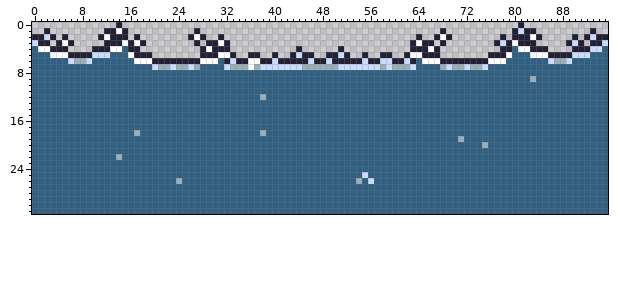
Two states of a sprite sheet, resources/sprites/maps/water3.png. The picture above was drawn from the file before the commit.
The file is 96x32 pixels.
Now the later version:
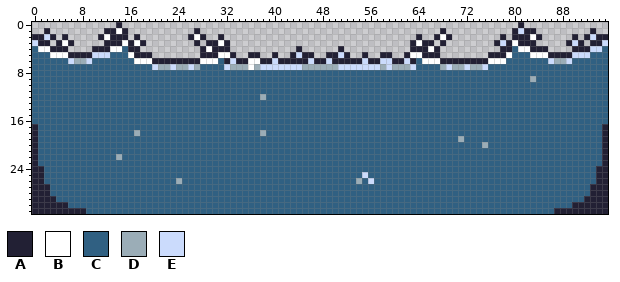
Palette (. is transparent): A #222034  B #ffffff  C #306082  D #9badb7  E #cbdbfc
The edit:
{"y":17,"x":0,"old":"C","new":"A"}
{"y":17,"x":95,"old":"C","new":"A"}
{"y":18,"x":0,"old":"C","new":"A"}
{"y":18,"x":95,"old":"C","new":"A"}
{"y":19,"x":0,"old":"C","new":"A"}
{"y":19,"x":95,"old":"C","new":"A"}
{"y":20,"x":0,"old":"C","new":"A"}
{"y":20,"x":95,"old":"C","new":"A"}
{"y":21,"x":0,"old":"C","new":"A"}
{"y":21,"x":95,"old":"C","new":"A"}
{"y":22,"x":0,"old":"C","new":"A"}
{"y":22,"x":95,"old":"C","new":"A"}
{"y":23,"x":0,"old":"C","new":"A"}
{"y":23,"x":95,"old":"C","new":"A"}
{"y":24,"x":0,"old":"CC","new":"AA"}
{"y":24,"x":94,"old":"CC","new":"AA"}
{"y":25,"x":0,"old":"CC","new":"AA"}
{"y":25,"x":94,"old":"CC","new":"AA"}
{"y":26,"x":0,"old":"CC","new":"AA"}
{"y":26,"x":94,"old":"CC","new":"AA"}
{"y":27,"x":0,"old":"CCC","new":"AAA"}
{"y":27,"x":93,"old":"CCC","new":"AAA"}
{"y":28,"x":0,"old":"CCC","new":"AAA"}
{"y":28,"x":93,"old":"CCC","new":"AAA"}
{"y":29,"x":0,"old":"CCCC","new":"AAAA"}
{"y":29,"x":92,"old":"CCCC","new":"AAAA"}
{"y":30,"x":0,"old":"CCCCCC","new":"AAAAAA"}
{"y":30,"x":90,"old":"CCCCCC","new":"AAAAAA"}
{"y":31,"x":0,"old":"CCCCCCCCC","new":"AAAAAAAAA"}
{"y":31,"x":87,"old":"CCCCCCCCC","new":"AAAAAAAAA"}
{"label":"changed","picture_box":[32,124,86,214]}
{"label":"changed","picture_box":[554,124,608,214]}
